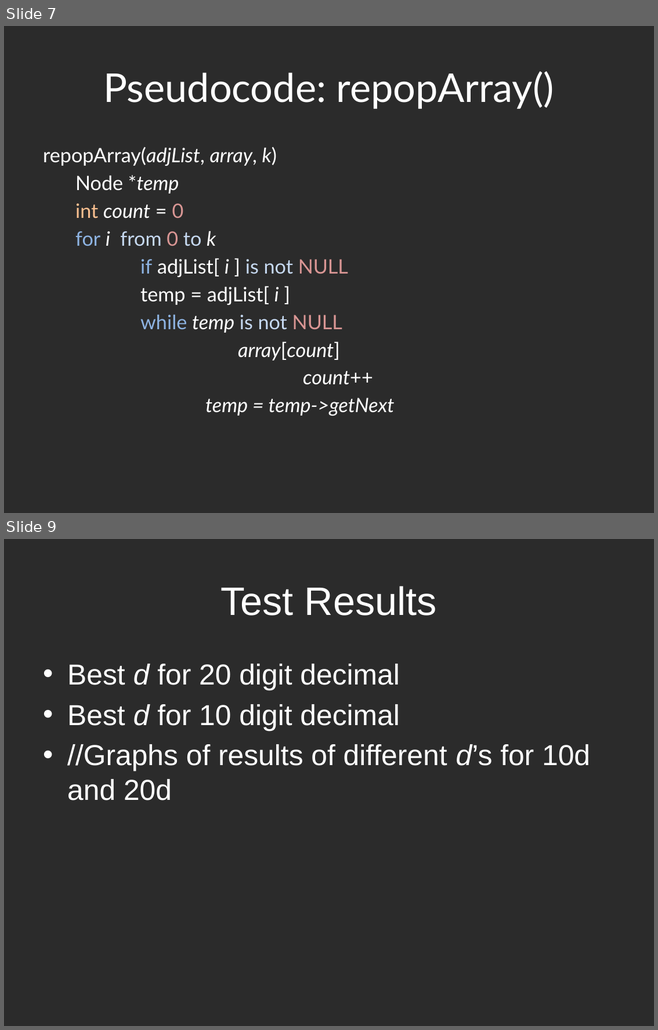
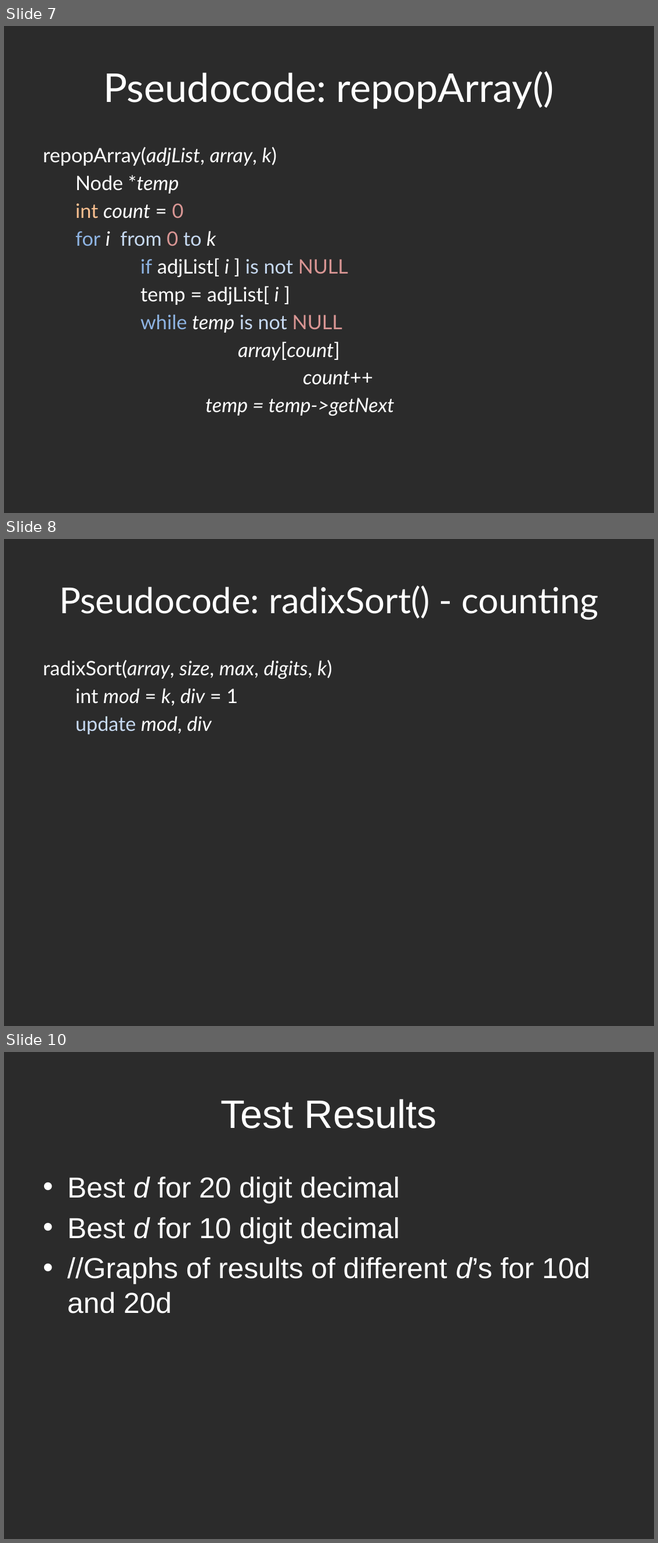
Before and after one commit to hyoshid1/project375, a slide deck: presentation.pptx. Shown one above the other, each under a label of ours: slides 7 and 9 before the commit, slides 7, 8 and 10 after it; the slides between them are not shown. The pictures are 658x1030 and 658x1543 pixels, drawn with LibreOffice and Linux fonts; fonts in the diff are those of the drawing; background and template pictures are left out; a plain dark background stands for a picture behind light text. Boxes give left, top, right and bottom in pixels: in the first picture for what was removed or moved away, otherwise in the second. Text is boxed around its words. In the diff, an @@ line names an element or a change of style, - is before the commit and + after.

```diff
--- a/presentation.pptx
+++ b/presentation.pptx
@@ slide 8 added at box(4, 539, 654, 1026), background picture (left out) @@
@@ title added at box(59, 585, 598, 620), 39.6 pt, text #FFFFFF @@
+Pseudocode: radixSort() - counting
@@ text added at box(43, 660, 332, 734), 22 pt, text #FFFFFF, italic @@
+radixSort(array, size, max, digits, k)
+int mod = k, div = 1
+update mod, div
@@ what was slide 9 is now slide 10 @@
```
Also in this commit, not shown: 3 slides changed, 1 other slide added, 3 other files.
